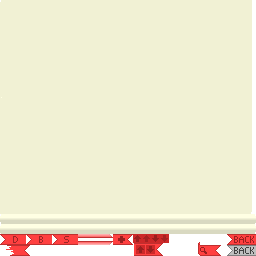
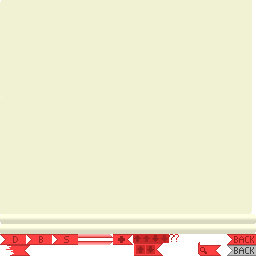
Revision of a layered (256, 256) image; what changed, layer by layer:
painted on "Bookmark scroll" over [169, 234, 179, 242]
